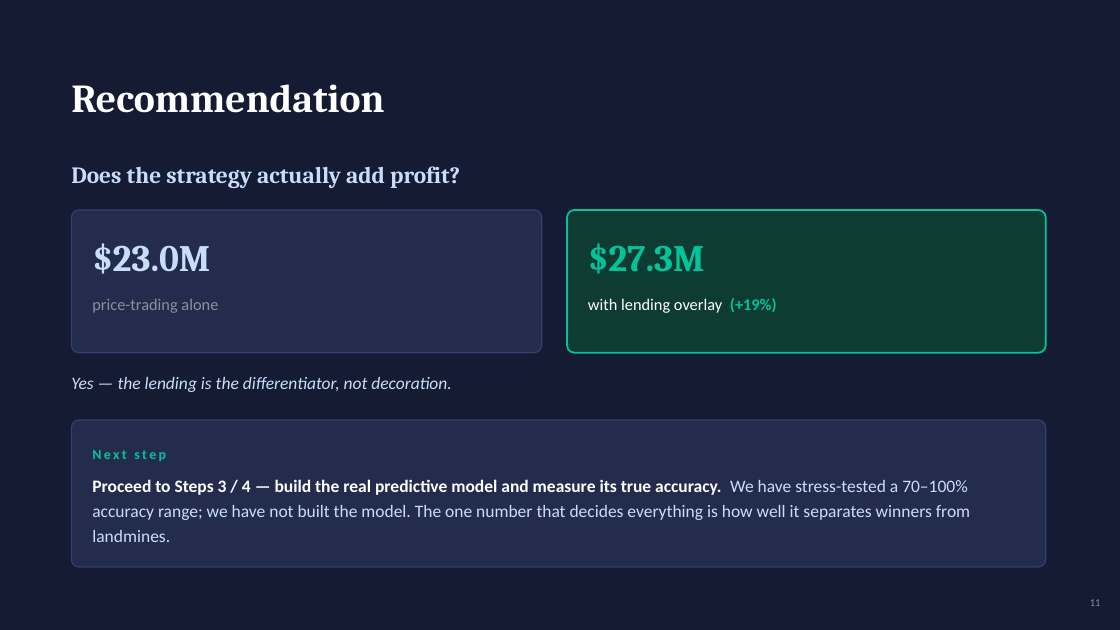
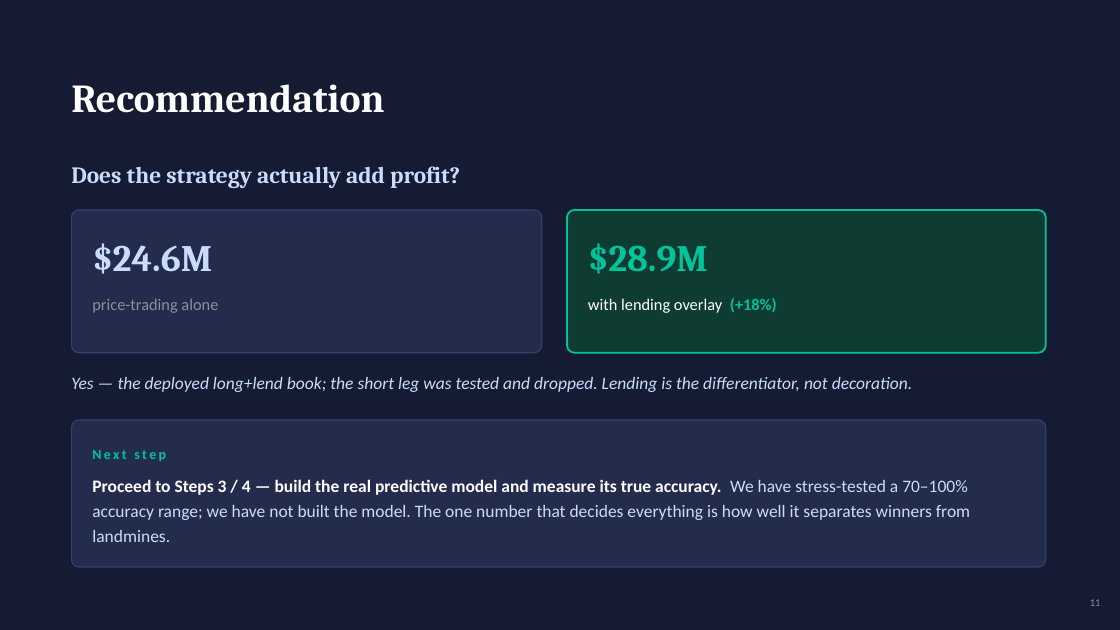
Before and after one commit to zenotheboi/hedgefund-analysis, a slide deck: slide 11 of reports/IC_Biotech_Catalyst_Strategy.pptx. Drawn at 1120x630 pixels with LibreOffice and Linux fonts; fonts in the diff are those of the drawing. Boxes give left, top, right and bottom in pixels: in the first picture for what was removed or moved away, otherwise in the second. Text is boxed around its words. In the diff, an @@ line names an element or a change of style, - is before the commit and + after.

```diff
--- a/reports/IC_Biotech_Catalyst_Strategy.pptx
+++ b/reports/IC_Biotech_Catalyst_Strategy.pptx
@@ text at box(92, 243, 212, 274): text changed @@
-$23.0M
+$24.6M
@@ text at box(588, 243, 708, 274): text changed @@
-$27.3M
+$28.9M
@@ text at box(588, 298, 777, 313): text changed @@
-with lending overlay (+19%)
+with lending overlay (+18%)
@@ text at box(71, 377, 913, 392): text changed @@
-Yes — the lending is the differentiator, not decoration.
+Yes — the deployed long+lend book; the short leg was tested and dropped. Lending is the differentiator, not decoration.
```
Also in this commit, not shown: 6 other slides changed, 8 other files.
